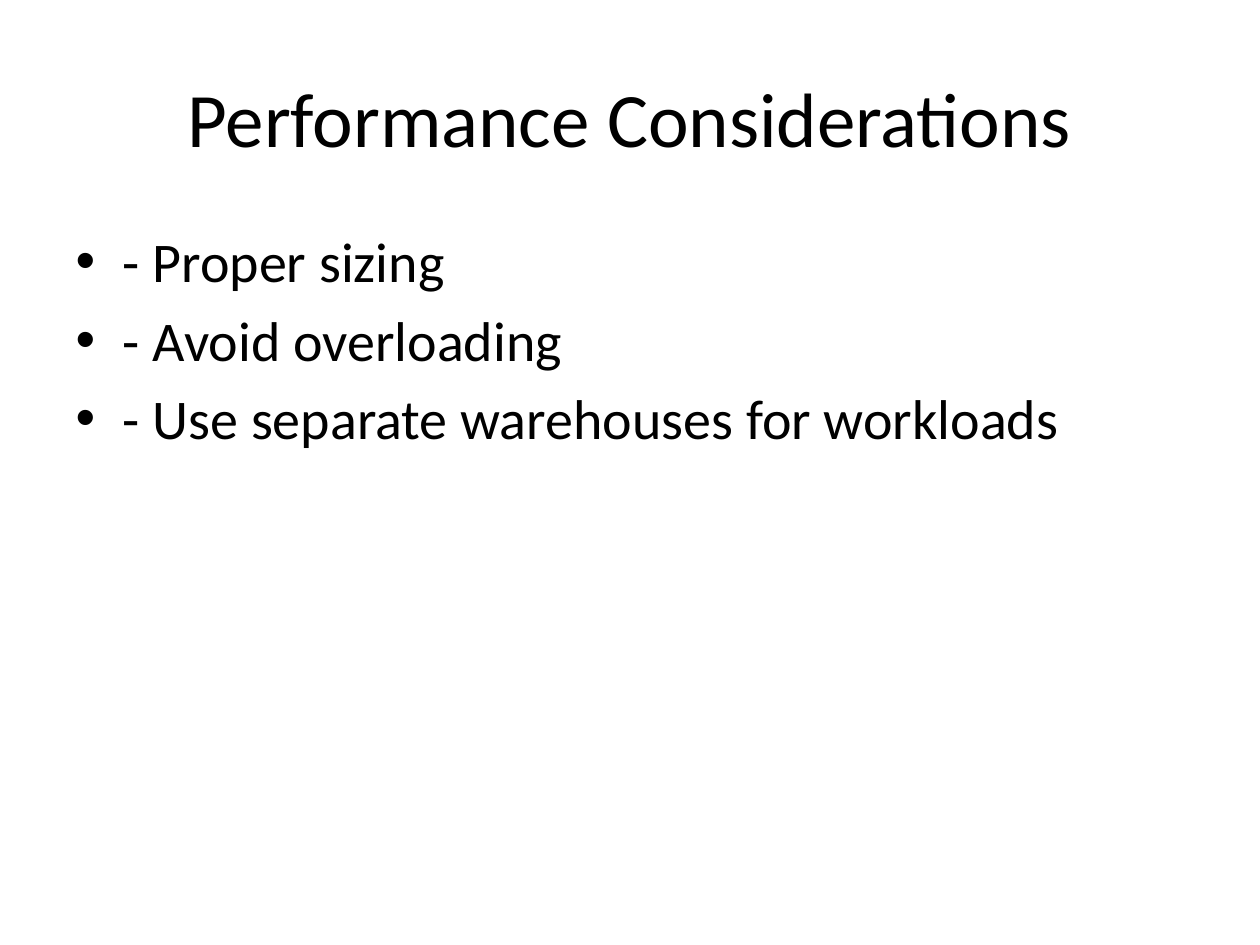
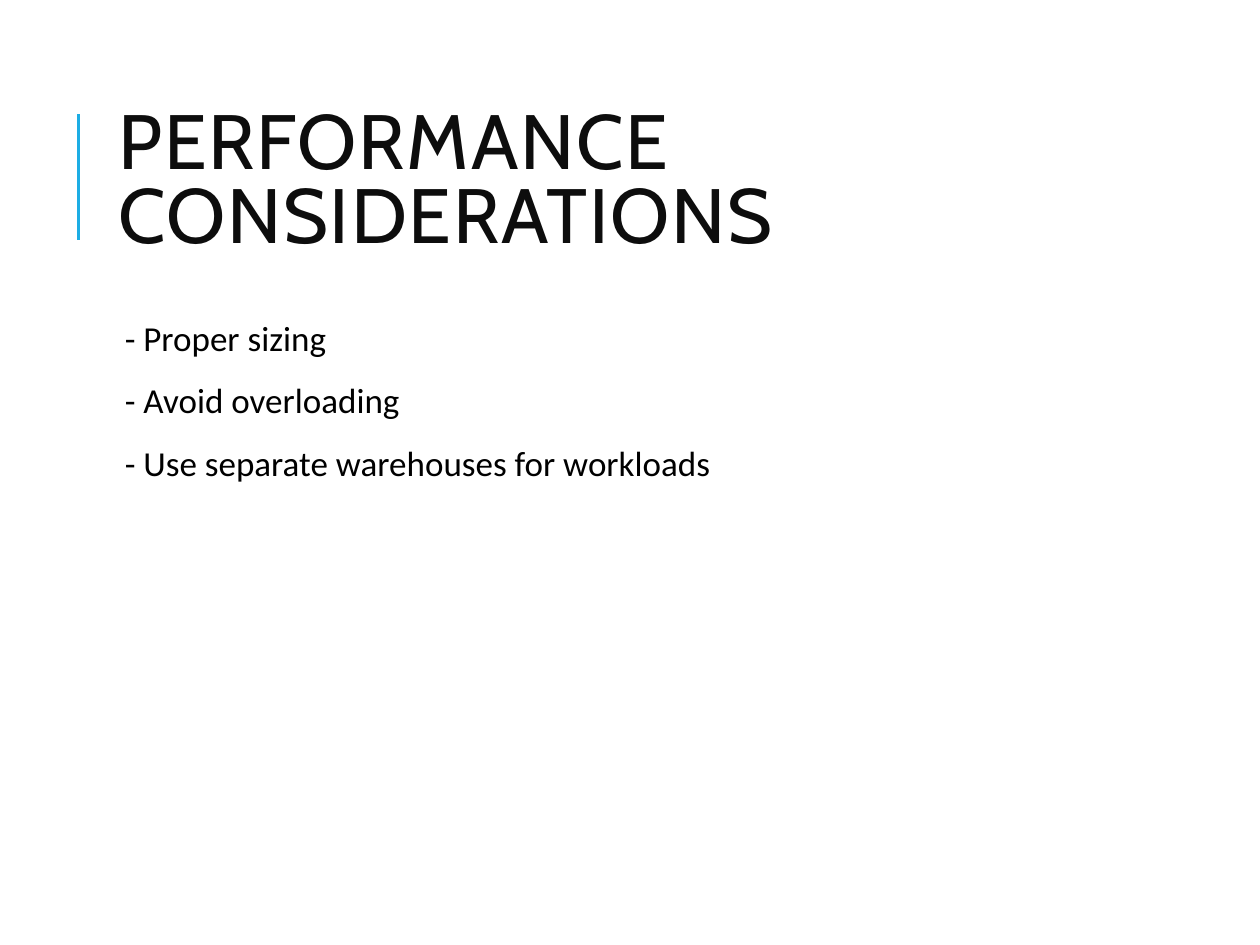
Before and after one commit to vikash-verma-profile/DE-Sig-March-2026, a slide deck: slide 28 of Week-2/Day-4/Snowflake_Modules_1_3.pptx. Drawn at 1260x945 pixels with LibreOffice and Linux fonts; fonts in the diff are those of the drawing. Boxes give left, top, right and bottom in pixels: in the first picture for what was removed or moved away, otherwise in the second. Text is boxed around its words. In the diff, an @@ line names an element or a change of style, - is before the commit and + after.

```diff
--- a/Week-2/Day-4/Snowflake_Modules_1_3.pptx
+++ b/Week-2/Day-4/Snowflake_Modules_1_3.pptx
@@ line added from (78, 239) to (78, 113), #1CADE4 1.5 pt @@
@@ title at box(118, 114, 772, 244): text changed; font Calibri to Cabin; text colour #000000 to #0D0D0D @@
-Performance Considerations
+PERFORMANCE CONSIDERATIONS
@@ text "- Proper sizing": place and size @@
-text "- Proper sizing" at box(153, 243, 1058, 448)
+text "- Proper sizing" at box(143, 327, 710, 482)
@@ text "- Proper sizing" at box(143, 327, 710, 482): size 32 to 20 pt; bullet • to  ; line spacing 1 to 0.9; more space between paragraphs @@
```
Also in this commit, not shown: 27 other slides changed, 5 other files.
